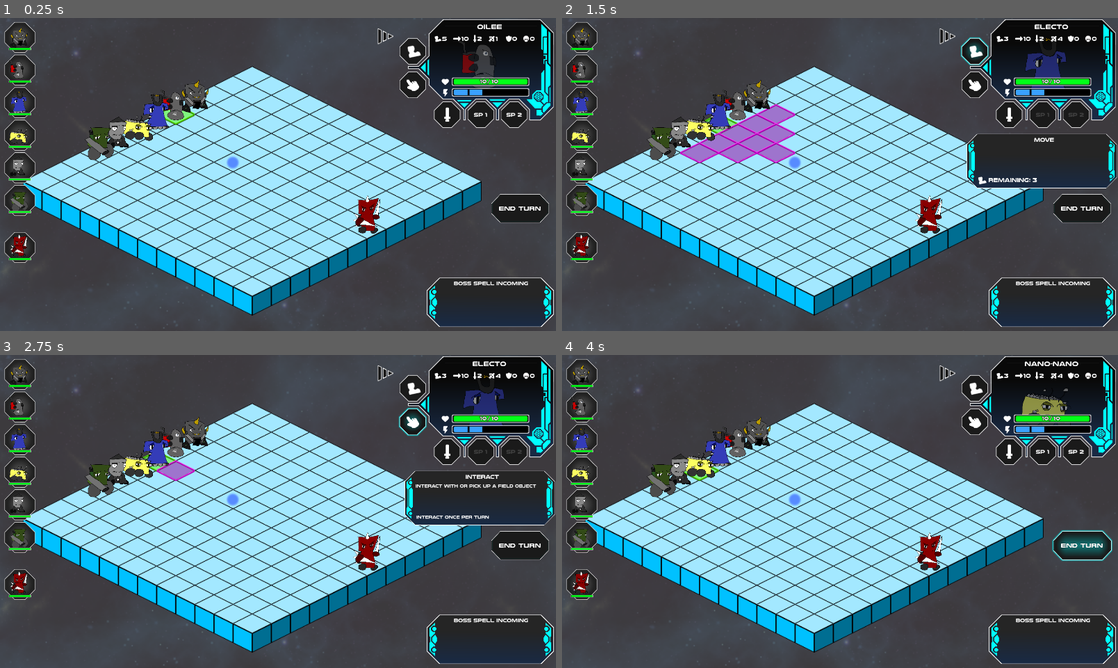
Above: before the commit, frames 1-4 (two rows, left to right).
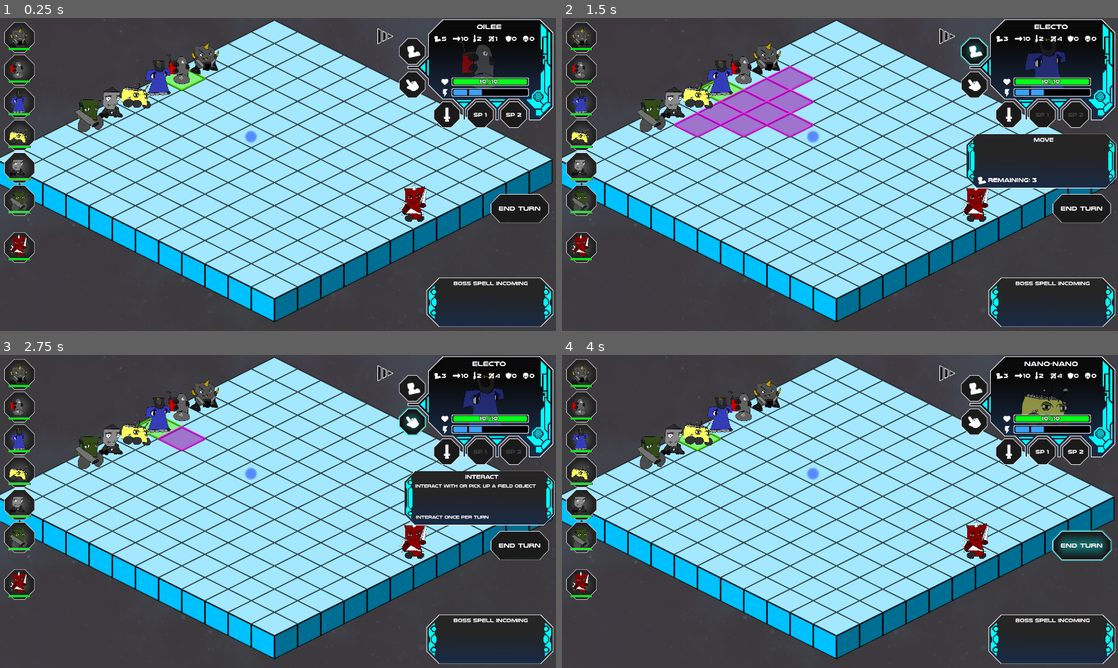
Above: after the commit, the same moments.

Repository: ScottHo/tactics
Game: Godot game, scene res://level.tscn
Two runs of this game, one before a commit and one after it. Both use one fixed random seed, a clock stepped at 60 frames per second and the inputs below.
Inputs (mouse positions are in pixels of both pictures, inside the frame that each line leads up to):
- Up to frame 1 (0.25 s): no input
- Up to frame 2 (1.5 s): click "End Turn" at 0.5 s; click (973, 52) at 1.25 s
- Up to frame 3 (2.75 s): click (411, 420) at 2 s
- Up to frame 4 (4 s): click (1006, 452) at 2.75 s; click "End Turn" at 3.5 s

The runs differ from the first frame. In frame 1, 32% of the frame differs, in the area x 0-100%, y 0-100%; in frame 2, 31%; in frame 3, 29%; in frame 4, 32%.

Commit message:
Implement drag/ zoom service

Diff:
--- a/ActionFactory.gd
+++ b/ActionFactory.gd
@@ -21,17 +21,17 @@
         user.move_debuff_count = 1
         user.gainThreat(3)
         for _ent in targets:
-            _ent.loseHP(user.get_damage() + 4)
+            _ent.loseHP(user.get_damage() + user.get_damage())
         return
     var d = "Deals damage x2 to any target. Gains 3 Threat. Gains 3 movement penalty for 1 turn."
-    _add_test_action(ent, "Exert", d, 0, -1, false, 2, [], effect, true, type)
+    _add_test_action(ent, "Exert", d, 0, -1, false, 3, [], effect, true, type)
     return
 
 static func add_take_cover(ent: Entity, type: int):
     var effect = func (user: Entity, targets: Array):
         user.immune_count = 1
         return
-    var d = "Target self to be completely immune for one damage instance until the next turn"
+    var d = "Target self to be completely immune for 1 turn"
     _add_test_action(ent, "Take Cover", d, 0, 0, true, 2, [], effect, false, type)
     return
 
@@ -69,9 +69,9 @@
     var effect = func (user: Entity, targets: Array):
         for _ent in targets:
             _ent.shield_value = 2
-            _ent.shield_count = 1
+            _ent.shield_count = 2
         return
-    var d = "Target a 3x3 area and add Shield 2 to all units for 1 damage instance."
+    var d = "Target a 3x3 area and add Shield 2 to all units for 2 of it's turns."
     _add_test_action(ent, "Static Shield", d, 0, -1, true, 3, shape_3x3, effect, true, type)
     return
 
@@ -107,7 +107,7 @@
         for _ent in targets:
             _ent.movement_modifier += 1
         return
-    var d = "Target unit permanently gain +1 movement."
+    var d = "Target unit permanently gains +1 movement."
     _add_test_action(ent, "Engine Upgrade", d, 0, 1, false, 2, [], effect, true, type)
     return
 
--- /dev/null
+++ b/DragService.gd
@@ -0,0 +1,46 @@
+extends Node2D
+
+var _right_click_down := false
+var max_x := 0.0
+var max_y := 0.0
+var min_x := 0.0
+var min_y := 0.0
+@onready var cam = $"../Camera2D"
+
+func _ready():
+    max_x = cam.position.x + 300
+    max_y = cam.position.y + 200
+    min_x = cam.position.x - 300
+    min_y = cam.position.y - 200
+    return
+
+func _input(event):
+    if event is InputEventMouseButton and event.is_pressed():
+        match event.button_index:
+            MOUSE_BUTTON_RIGHT:
+                _right_click_down = true
+                return
+            MOUSE_BUTTON_WHEEL_UP:
+                cam.zoom += Vector2(.05, .05)
+                cam.zoom.x = min(cam.zoom.x, 1)
+                cam.zoom.y = min(cam.zoom.y, 1)
+                return
+            MOUSE_BUTTON_WHEEL_DOWN:
+                cam.zoom -= Vector2(.05, .05)
+                cam.zoom.x = max(cam.zoom.x, .65)
+                cam.zoom.y = max(cam.zoom.y, .65)
+                return
+    if event is InputEventMouseButton and event.is_released():
+        match event.button_index:
+            MOUSE_BUTTON_RIGHT:
+                _right_click_down = false
+                return
+    if event is InputEventMouseMotion:
+        if _right_click_down:
+            var pos = cam.position - event.relative/2.0
+            pos.x = min(max_x, pos.x)
+            pos.x = max(min_x, pos.x)
+            pos.y = min(max_y, pos.y)
+            pos.y = max(min_y, pos.y)
+            cam.position = pos
+            return
--- a/Entity.gd
+++ b/Entity.gd
@@ -36,12 +36,17 @@
 var immune_count: int
 var weakness_count: int
 var weakness_value: int
+var shield_count: int
+var shield_value: int
 var move_buff_count: int
 var move_buff_value: int
 var move_debuff_count: int
 var move_debuff_value: int
-var shield_count: int
-var shield_value: int
+var damage_buff_count: int
+var damage_buff_value: int
+var damage_debuff_count: int
+var damage_debuff_value: int
+
 
 func get_damage() -> int:
     var ret = damage + damage_modifier
@@ -75,10 +80,8 @@
 
 func loseHP(hp):
     if immune_count > 0:
-        immune_count -= 1
         return
     hp -= get_armor()
-    lose_hp_modifiers()
     health -= hp
     if health < 0:
         health = 0
@@ -86,15 +89,53 @@
     sprite.update_hp(health)
     return
 
-func lose_hp_modifiers():
+func lose_defensive_buffs():
+    if immune_count > 0:
+        immune_count -= 1
     if shield_count > 0:
         shield_count -= 1
-        if shield_count == 0:
-            shield_value = 0
     if weakness_count > 0:
         weakness_count -= 1
-        if weakness_count == 0:
-            weakness_value = 0
+    return
+
+func lose_movement_buffs():
+    if move_buff_count > 0:
+        move_buff_count -= 1
+    if move_debuff_count > 0:
+        move_debuff_count -= 1
+    return
+
+func lose_damage_buffs():
+    if damage_buff_count > 0:
+        damage_buff_count -= 1
+    if damage_debuff_count > 0:
+        damage_debuff_count -= 1
+    return
+
+func lose_all_buffs():
+    lose_movement_buffs()
+    lose_defensive_buffs()
+    lose_damage_buffs()
+    return
+
+func reset_buff_values():
+    if weakness_count == 0:
+        weakness_value = 0
+
+    if shield_count == 0:
+        shield_value = 0
+
+    if damage_buff_count == 0:
+        damage_buff_value = 0
+
+    if damage_debuff_count == 0:
+        damage_debuff_value = 0
+
+    if move_debuff_count == 0:
+        move_debuff_value = 0
+
+    if move_buff_count == 0:
+        move_buff_value = 0
     return
 
 func gainHP(hp):
@@ -148,3 +189,14 @@
 func show_bars(show: bool):
     sprite.show_bars(show, is_ally)
     return
+
+func setup_next_turn():
+    lose_all_buffs()
+    moves_left = get_movement()
+    if is_ally:
+        update_energy(energy + 1)
+        if interactable != null:
+            if interactable.repeated_effect != null:
+                interactable.repeated_effect.call(self)
+        loseThreat(1)
+    return
--- a/InfoService.gd
+++ b/InfoService.gd
@@ -28,7 +28,7 @@
                 else:
                     var inter: Interactable = _state.interactable_on_tile(coords)
                     if inter != null:
-                        hoverLabel.text = inter.description
+                        hoverLabel.text = inter.display_name + "\n\n" + inter.description
                         hoverLabel.reset_size()
                         hoverPanel.size = hoverLabel.size + Vector2(10, 10)
                         hoverPanel.global_position = global_mouse
--- a/info_service.tscn
+++ b/info_service.tscn
@@ -8,7 +8,7 @@
 
 [node name="Panel" type="Panel" parent="."]
 visible = false
-z_index = 10
+z_index = 15
 offset_right = 128.0
 offset_bottom = 78.0
 theme = ExtResource("2_te2ox")
--- a/level.gd
+++ b/level.gd
@@ -1,7 +1,7 @@
 extends Node2D
 
 @onready var moveService: MoveService = $MoveService
-@onready var menuService: MenuService = $MenuService
+@onready var menuService: MenuService = $Camera2D/CanvasLayer/MenuService
 @onready var turnService: TurnService = $TurnService
 @onready var actionService: ActionService = $ActionService
 @onready var aiMoveService: AiMoveService = $AiMoveService
@@ -104,9 +104,8 @@
     ActionFactory.add_base_attack(ent)
 
     var _inter = Interactable.new()
-    _inter.display_name = "Test"
-    _inter.description = "Blue Orb Buff Thing
-Pick up for +4 damage, but -4 movement"
+    _inter.display_name = "Blue Orb Buff Thing"
+    _inter.description = "Pick up for +4 damage, but -4 movement"
     _inter.effect = func (user: Entity):
         user.damage_modifier += 4
         user.movement_modifier -= 4
@@ -159,17 +158,14 @@
     return state.entities.get_data(current_turn_id)
 
 func nextTurn():
+    if currentEntity() != null:
+        currentEntity().reset_buff_values()
     highlightMap.clearHighlight()
     current_turn_id = turnService.startNextTurn()
     resetPlayerServices()
     menuService.showTurns(turnService.next10Turns())
-    currentEntity().moves_left = currentEntity().get_movement()
+    currentEntity().setup_next_turn()
     if state.allies.has(current_turn_id):
-        currentEntity().update_energy(currentEntity().energy + 1)
-        if currentEntity().interactable != null:
-            if currentEntity().interactable.repeated_effect != null:
-                currentEntity().interactable.repeated_effect.call(currentEntity())
-        currentEntity().loseThreat(1)
         _is_ai_turn = false
         menuService.enableAllButtons()
         if currentEntity().get_movement() == 0:
--- a/level.tscn
+++ b/level.tscn
@@ -9,6 +9,7 @@
 [ext_resource type="Script" path="res://MoveService.gd" id="6_jpms6"]
 [ext_resource type="PackedScene" uid="uid://ccrflxfdcwo3c" path="res://menu.tscn" id="7_psia6"]
 [ext_resource type="Script" path="res://TurnService.gd" id="8_5tca6"]
+[ext_resource type="Script" path="res://DragService.gd" id="8_d2jpi"]
 [ext_resource type="Script" path="res://ActionService.gd" id="8_hhoig"]
 [ext_resource type="Script" path="res://AiMoveService.gd" id="10_lo4ht"]
 [ext_resource type="Script" path="res://AiActionService.gd" id="11_jfegk"]
@@ -24,7 +25,7 @@
 
 [node name="TileMap" type="TileMap" parent="."]
 y_sort_enabled = true
-scale = Vector2(1.65, 1.65)
+scale = Vector2(2, 2)
 tile_set = ExtResource("2_df7di")
 rendering_quadrant_size = 64
 format = 2
@@ -40,7 +41,7 @@
 
 [node name="HighlightMap" type="TileMap" parent="."]
 y_sort_enabled = true
-scale = Vector2(1.65, 1.65)
+scale = Vector2(2, 2)
 tile_set = ExtResource("3_ilats")
 rendering_quadrant_size = 64
 format = 2
@@ -49,19 +50,25 @@
 script = ExtResource("4_fv11e")
 
 [node name="Camera2D" type="Camera2D" parent="."]
-position = Vector2(282.411, 217.886)
+position = Vector2(265.795, 328.613)
 
 [node name="TextureRect" type="TextureRect" parent="Camera2D"]
 modulate = Color(1, 1, 1, 0.247059)
-z_index = -1
-offset_left = -795.477
-offset_top = -452.885
-offset_right = 804.523
-offset_bottom = 1147.12
+z_index = -2
+offset_left = -1332.31
+offset_top = -1263.38
+offset_right = -820.312
+offset_bottom = -751.385
+scale = Vector2(5, 5)
 texture = ExtResource("6_1ogou")
 
-[node name="MenuService" parent="." instance=ExtResource("7_psia6")]
-position = Vector2(-484.582, -214.121)
+[node name="CanvasLayer" type="CanvasLayer" parent="Camera2D"]
+layer = 2
+
+[node name="MenuService" parent="Camera2D/CanvasLayer" instance=ExtResource("7_psia6")]
+
+[node name="DragService" type="Node2D" parent="."]
+script = ExtResource("8_d2jpi")
 
 [node name="MoveService" type="Node2D" parent="."]
 script = ExtResource("6_jpms6")
Not shown, changed: NOTES.txt
Not shown: 1 places in level.tscn that only renumber resources
